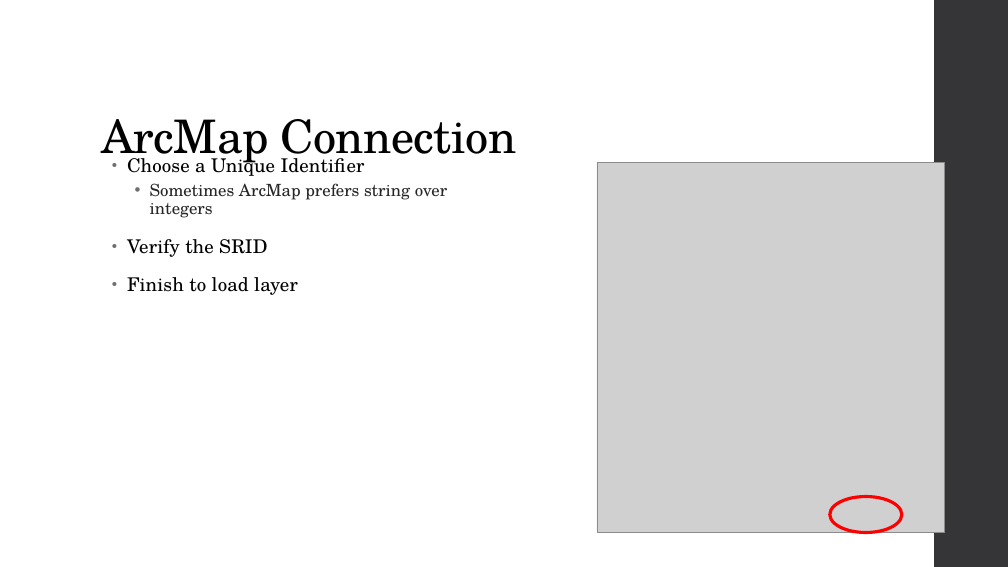
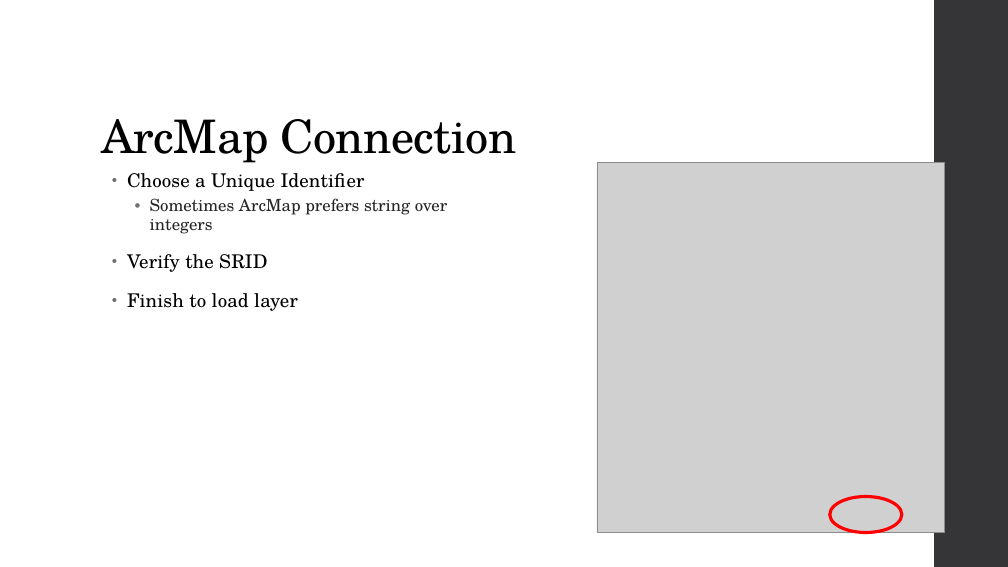
Before and after one commit to MGIS-UMN/GIS5577_week5, a slide deck: slide 36 of Spatial_Databases.odp. Drawn at 1008x567 pixels with LibreOffice and Linux fonts; fonts in the diff are those of the drawing; grey boxes stand for pictures. Boxes give left, top, right and bottom in pixels: in the first picture for what was removed or moved away, otherwise in the second. Text is boxed around its words. In the diff, an @@ line names an element or a change of style, - is before the commit and + after.

```diff
--- a/Spatial_Databases.odp
+++ b/Spatial_Databases.odp
@@ text "Choose a Unique Identifier" rewrapped from [127,153,447,295] to [127,173,447,311] @@
```
Also in this commit, not shown: 1 other slide changed.
